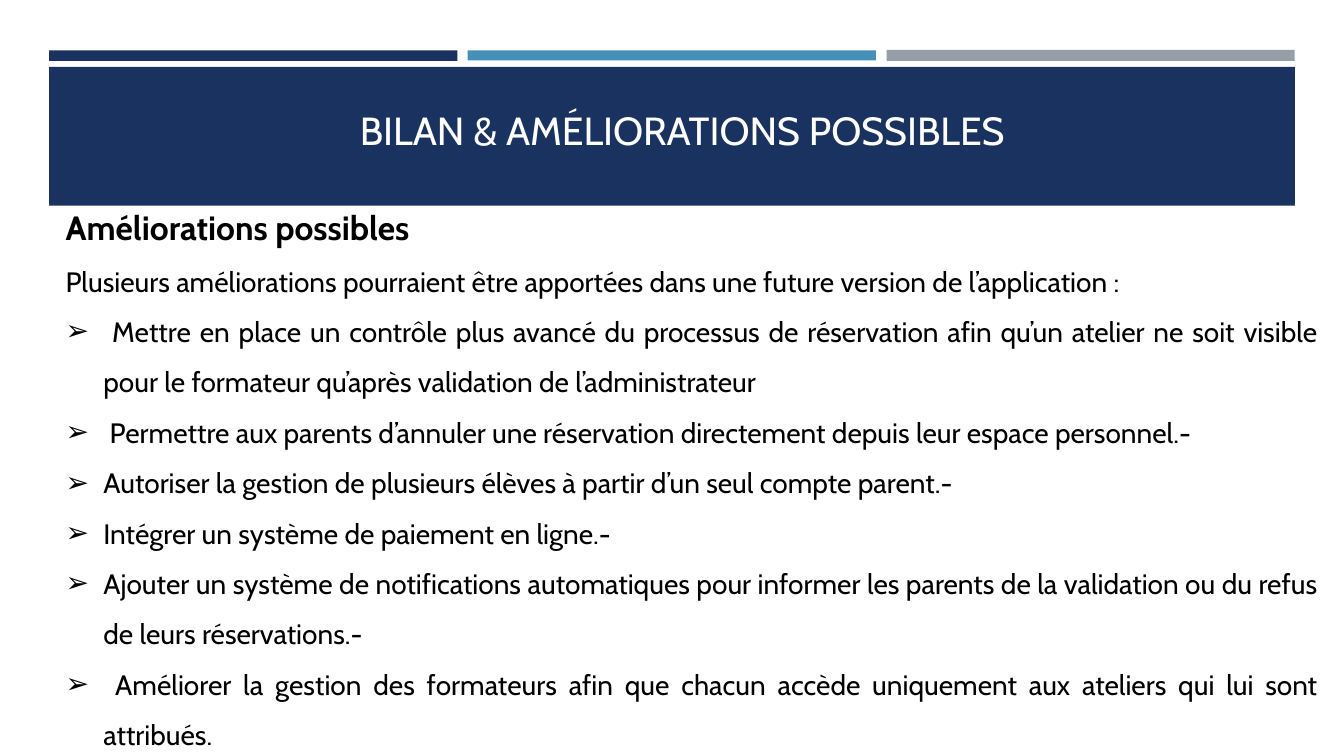
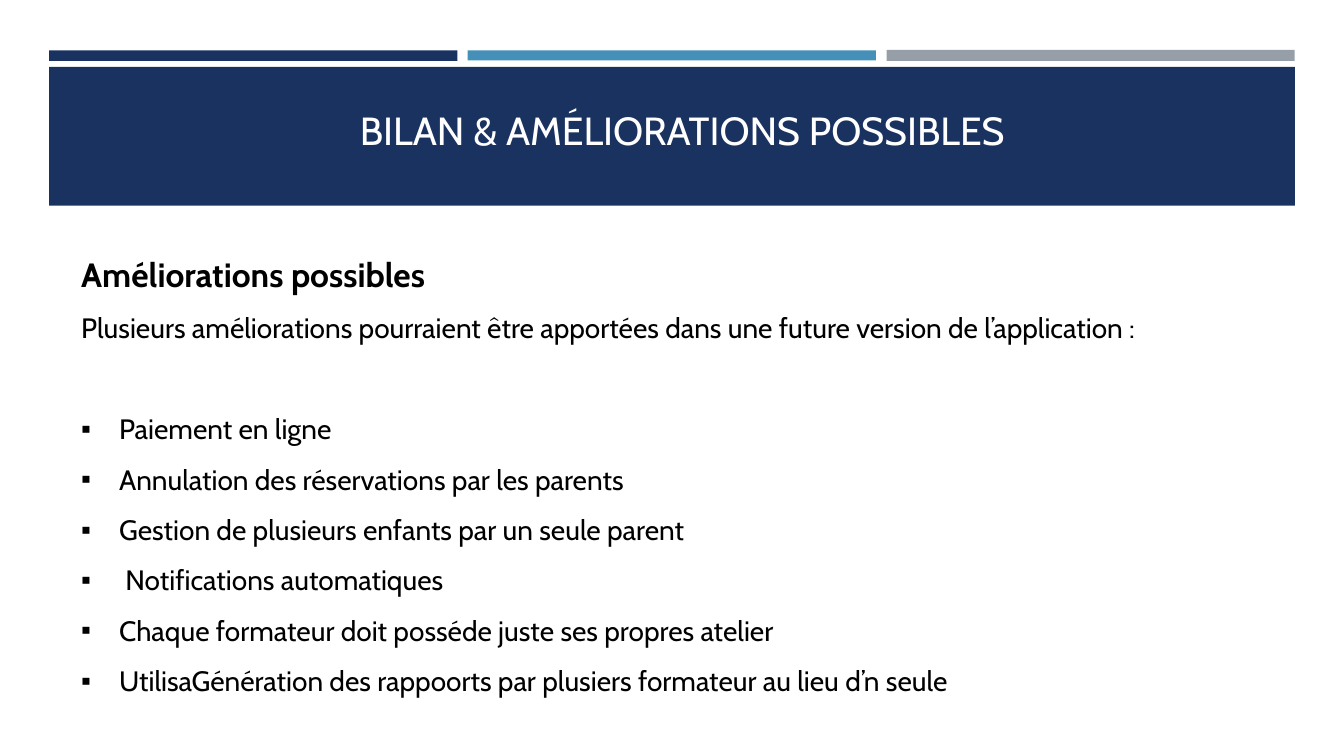
Before and after one commit to saratai2021-creator/summerCamp, a slide deck: slide 17 of la présentation du projet de synthèse.pptx. Drawn at 1344x756 pixels with LibreOffice and Linux fonts; fonts in the diff are those of the drawing. Boxes give left, top, right and bottom in pixels: in the first picture for what was removed or moved away, otherwise in the second. Text is boxed around its words. In the diff, an @@ line names an element or a change of style, - is before the commit and + after.

```diff
--- a/la présentation du projet de synthèse.pptx
+++ b/la présentation du projet de synthèse.pptx
@@ text "Améliorations possibles": place and size @@
-text "Améliorations possibles" at (66, 214, 1318, 746)
+text "Améliorations possibles" at (81, 261, 1123, 698)
@@ text at (119, 418, 947, 698): text changed @@
-➢ Mettre en place un contrôle plus avancé du processus de réservation afin qu’un atelier ne soit visible pour le formateur qu’après validation de l’administrateur
-➢ Permettre aux parents d’annuler une réservation directement depuis leur espace personnel.-
-➢ Autoriser la gestion de plusieurs élèves à partir d’un seul compte parent.-
-➢ Intégrer un système de paiement en ligne.-
-➢ Ajouter un système de notifications automatiques pour informer les parents de la validation ou du refus de leurs réservations.-
-➢ Améliorer la gestion des formateurs afin que chacun accède uniquement aux ateliers qui lui sont attribués.
-➢ Ajouter des tableaux de bord statistiques et des outils de suivi plus avancés.
+▪ Paiement en ligne
+▪ Annulation des réservations par les parents
+▪ Gestion de plusieurs enfants par un seule parent
+▪ Notifications automatiques
+▪ Chaque formateur doit posséde juste ses propres atelier
+▪ UtilisaGénération des rappoorts par plusiers formateur au lieu d’n seule
```
Also in this commit, not shown: 8 other slides changed, 4 other files.
